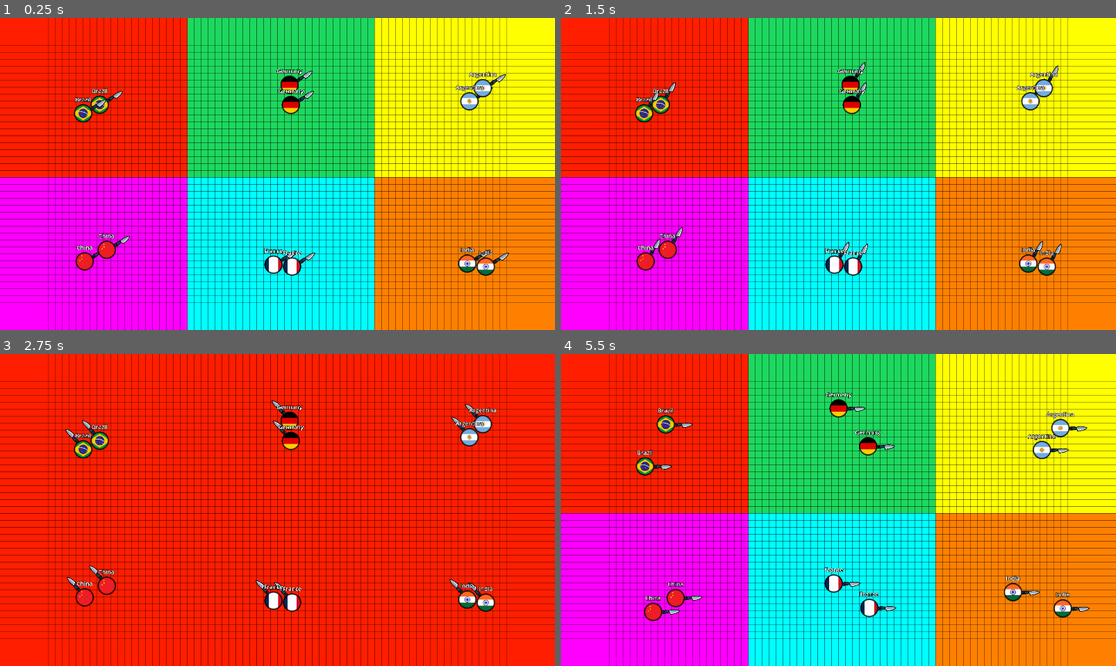
Above: before the commit, frames 1-4 (two rows, left to right).
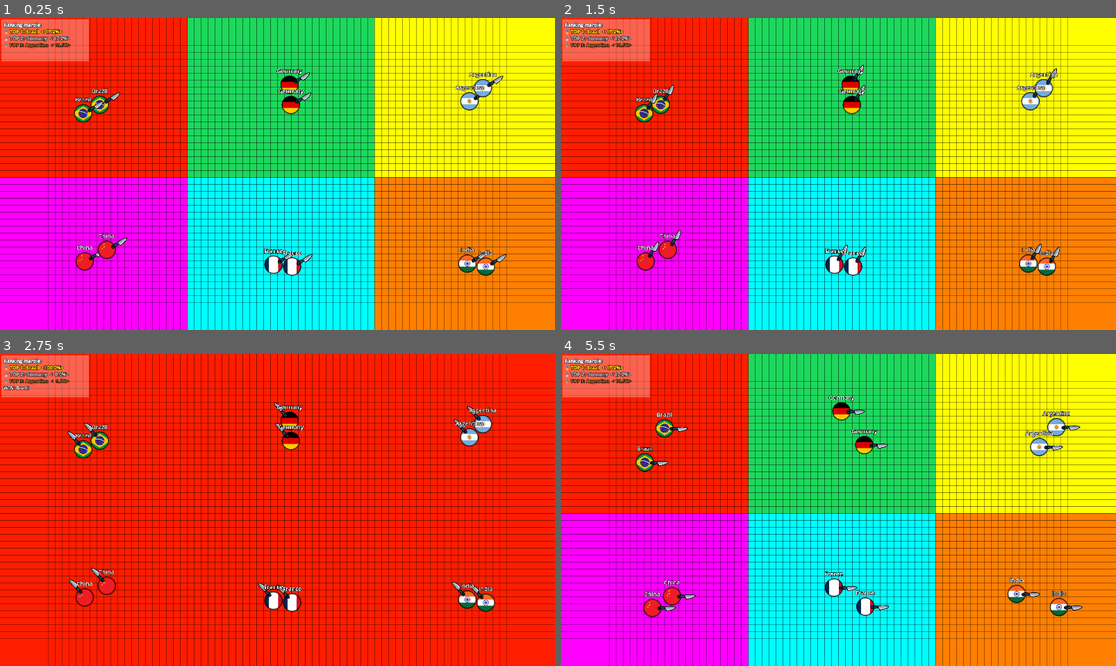
Above: after the commit, the same moments.

Repository: etximake/game-war-tenconfig-v1.0
Game: Godot game, scene res://Scenes/Level/Main.tscn
The game is run twice, just before and just after one commit, with the same random seed, the same clock (stepped at 60 frames per second) and the same inputs.
Inputs:
- Up to frame 1 (0.25 s): no input
- Up to frame 2 (1.5 s): tap Enter at 0.5 s; tap R at 0.6 s; tap N at 1.35 s
- Up to frame 3 (2.75 s): tap K at 2.1 s
- Up to frame 4 (5.5 s): tap one key every 0.75 s from 2.85 s: H P R N

The runs differ from the first frame. In frame 1, 2.9% of the frame differs, in the area x 0-92%, y 0-83%; in frame 2, 2.9%; in frame 3, 2.9%; in frame 4, 5.6%, in the area x 0-96%, y 0-86%.

Commit message:
fix cơ bản các lỗi, sẽ fix các luật tiếp theo

Diff:
--- a/Resources/Configs/default_game_config.tres
+++ b/Resources/Configs/default_game_config.tres
@@ -6,14 +6,13 @@
 [resource]
 script = ExtResource("1")
 num_teams = 6
-tick_rate = 70.0
 team_colors = Array[Color]([Color(1, 0.1171875, 0, 1), Color(0.1158905, 0.84765625, 0.36743498, 1), Color(1, 1, 0, 1), Color(1, 0, 1, 1), Color(0, 1, 1, 1), Color(1, 0.5, 0, 1)])
 grid_cell_size = 24
-move_speed = 170.0
+move_speed = 130.0
 weapon_rotate_speed = 4.0
 growth_step = 0.0
-combat_bias_strength = 0.7
-combat_sample_radius = 3
+combat_bias_strength = 0.4
+combat_sample_radius = 2
 marbles_per_team = 2
 participant_rules_enabled = false
 participant_team_size_mult = PackedFloat32Array(2.5, 0.4)
@@ -27,12 +26,10 @@
 rule_2_swarm_count_min = 2
 rule_2_swarm_count_max = 6
 rule_2_spawn_lifetime_sec = 10.0
-rule_2_enabled_marble_types = PackedStringArray("Hawaii")
-rule_3_enabled = false
+rule_2_enabled_marble_types = PackedStringArray()
+rule_3_zone_count = 4
 rule_3_boost_mult = 1.8
-rule_3_random_direction_enabled = false
 rule_4_mini_speed_mult = 2.0
 rule_4_mini_size_mult = 0.4
 rule_5_enabled = false
-show_hud = false
 rng_seed = 5
--- a/Scenes/Level/Main.tscn
+++ b/Scenes/Level/Main.tscn
@@ -24,8 +24,12 @@
 offset = Vector2(5, 5)
 transform = Transform2D(1, 0, 0, 1, 5, 5)
 
-[node name="HUD" type="Label" parent="UI"]
+[node name="HUD" type="RichTextLabel" parent="UI"]
+anchors_preset = -1
+anchor_right = 0.13645834
+anchor_bottom = 0.11296296
 offset_right = 40.0
 offset_bottom = 23.0
+bbcode_enabled = true
 text = "HUD"
 metadata/_edit_use_anchors_ = true
--- a/Scenes/Marble/Marble.tscn
+++ b/Scenes/Marble/Marble.tscn
@@ -57,12 +57,12 @@
 
 [node name="WeaponShape" type="CollisionShape2D" parent="WeaponPivot/Weapon"]
 texture_filter = 1
-position = Vector2(3, 14)
+position = Vector2(3, 24)
 shape = SubResource("RectangleShape2D_qupxx")
 
 [node name="WeaponSprite" type="Sprite2D" parent="WeaponPivot/Weapon"]
 texture_filter = 1
-position = Vector2(5, 9.5)
+position = Vector2(5, 20.5)
 rotation = 3.1415927
 scale = Vector2(0.3, 0.3)
 texture = ExtResource("3_7mvxq")
--- a/Scripts/Level/main.gd
+++ b/Scripts/Level/main.gd
@@ -2,7 +2,7 @@
 
 @onready var world: Node = $World
 @onready var cam: Camera2D = $Camera2D
-@onready var hud: Control = $UI/HUD # Changed to Control to support Label or RichTextLabel
+@onready var hud: RichTextLabel = $UI/HUD # Changed to Control to support Label or RichTextLabel
 
 var _hud_timer: float = 0.0
 
@@ -83,12 +83,15 @@
 	if not world:
 		return
 
-	#var seed_text: String = "Ranking marble:" if int(App.config.rng_seed) == 0 else str(int(App.config.rng_seed))
-	var lines: Array[String] = []
-	lines.append("Ranking marble:")
 	var team_names: Array = []
 	if world.has_method("get_team_display_names"):
 		team_names = world.call("get_team_display_names")
+
+	var is_rich: bool = "bbcode_enabled" in hud
+
+	# Build header
+	var header: String = "Ranking Marble:" if not is_rich else "[b]Ranking marble:[/b]"
+	var lines: Array[String] = [header]
 
 	if world.has_method("get_territory_ratio_per_team") and world.has_method("get_alive_marbles_per_team"):
 		var ratios: Array = world.call("get_territory_ratio_per_team")
@@ -106,22 +109,23 @@
 		# Sort by ratio descending
 		stats.sort_custom(func(a, b): return a.ratio > b.ratio)
 
-		for rank in range(stats.size()):
+		var total_display = min(stats.size(), 3)
+		for rank in range(total_display):
 			var s = stats[rank]
-			var rank_num := rank + 1
-			var color_tag := ""
-			var end_tag := ""
+			var rank_num: int = rank + 1
+			var row: String = "TOP %d: %s  <%5.1f%%>" % [rank_num, s.name, s.ratio * 100.0]
 
-			if "bbcode_enabled" in hud: # If it's a RichTextLabel
-				if rank_num == 1: color_tag = "[color=yellow]"
-				elif rank_num == 2: color_tag = "[color=light_gray]"
-				elif rank_num == 3: color_tag = "[color=orange]"
+			if is_rich:
+				# Tô màu + emoji cho TOP 1/2/3
+				match rank_num:
+					1: row = "[color=#FFD700][b]🥇 " + row + "[/b][/color]"
+					2: row = "[color=#C0C0C0][b]🥈 " + row + "[/b][/color]"
+					3: row = "[color=#CD7F32]🥉 " + row + "[/color]"
 
-				if color_tag != "": end_tag = "[/color]"
+			lines.append(row)
 
-			lines.append("%sTOP %d: %s <%5.1f%%>%s" % [color_tag, rank_num, s.name, s.ratio * 100.0, end_tag])
-
-	if "bbcode_enabled" in hud:
+	if is_rich:
+		hud.set("bbcode_enabled", true)
 		hud.set("text", "\n".join(lines))
 	else:
 		hud.set("text", "\n".join(lines))
@@ -150,29 +154,31 @@
 		msg = "WIN: %s" % team_name
 
 	_update_hud()
-	hud.text += "\n" + msg
+	hud.append_text("\n" + msg)
 
 
 func _setup_hud_visual() -> void:
 	if hud == null:
 		return
-	var settings := LabelSettings.new()
+
+	# Nền trắng, opacity 0.3
+	var bg_panel = StyleBoxFlat.new()
+	bg_panel.bg_color = Color(1, 1, 1, 0.3)
+	bg_panel.set_content_margin_all(8)
+	hud.add_theme_stylebox_override("normal", bg_panel)
+
+	# RichTextLabel: dùng theme override (không có label_settings)
 	var font := SystemFont.new()
 	font.font_names = PackedStringArray(["Noto Sans", "Arial", "Segoe UI"])
 	font.font_weight = 700
-	settings.font = font
-	settings.font_color = Color.WHITE
-	settings.font_size = 14 # Smaller font size
-	settings.outline_size = 3
-	settings.outline_color = Color.BLACK
-	if hud is Label:
-		hud.label_settings = settings
-	elif "bbcode_enabled" in hud:
-		hud.set("bbcode_enabled", true)
-		hud.set("theme_override_font_sizes/normal_font_size", 14)
-		# Support outline for RichTextLabel if available via theme constants
-		hud.set("theme_override_colors/font_outline_color", Color.BLACK)
-		hud.set("theme_override_constants/outline_size", 3)
+
+	hud.bbcode_enabled = true
+	hud.add_theme_font_override("normal_font", font)
+	hud.add_theme_font_size_override("normal_font_size", 16)
+	hud.add_theme_font_size_override("bold_font_size", 16)
+	hud.add_theme_color_override("default_color", Color.WHITE)
+	hud.add_theme_color_override("font_outline_color", Color.BLACK)
+	hud.add_theme_constant_override("outline_size", 5)
 
 
 func _setup_fixed_camera(config: GameConfig) -> void:
--- a/Scripts/Level/territory_grid.gd
+++ b/Scripts/Level/territory_grid.gd
@@ -11,6 +11,13 @@
 # Neutral = -1 (chưa ai chiếm)
 const OWNER_NEUTRAL: int = -1
 const OWNER_OOB: int = -999
+
+# Rendering optimization
+var _img: Image
+var _tex: ImageTexture
+var _sprite: Sprite2D
+var _needs_tex_update: bool = false
+var _neutral_color := Color(0.05, 0.05, 0.05, 1.0)
 
 
 func setup(p_config: GameConfig) -> void:
@@ -27,7 +34,30 @@
 	for i in range(n):
 		owners[i] = OWNER_NEUTRAL
 
+	# Setup Image and Texture
+	_img = Image.create(w, h, false, Image.FORMAT_RGBA8)
+	_img.fill(_neutral_color)
+
+	_tex = ImageTexture.create_from_image(_img)
+
+	if not _sprite:
+		_sprite = Sprite2D.new()
+		_sprite.centered = false
+		_sprite.show_behind_parent = true
+		add_child(_sprite)
+
+	_sprite.texture = _tex
+	# Scale sprite to match cell size
+	_sprite.scale = Vector2(config.grid_cell_size, config.grid_cell_size)
+	_sprite.texture_filter = TEXTURE_FILTER_NEAREST
+
 	queue_redraw()
+
+
+func _process(_delta: float) -> void:
+	if _needs_tex_update:
+		_tex.update(_img)
+		_needs_tex_update = false
 
 
 # =========================
@@ -43,9 +73,7 @@
 	return Vector2i(x, y)
 
 
-
 func cell_to_world(cell: Vector2i) -> Vector2:
-	# trả về top-left của cell
 	if config == null:
 		return Vector2.ZERO
 	var cs: float = float(config.grid_cell_size)
@@ -79,6 +107,8 @@
 		return
 
 	owners[idx] = team
+	_update_pixel(x, y, team)
+
 	if redraw:
 		queue_redraw()
 
@@ -104,6 +134,7 @@
 			continue
 
 		owners[idx] = team
+		_update_pixel(x, y, team)
 		changed = true
 
 	if changed:
@@ -116,15 +147,27 @@
 	if owners.is_empty():
 		return
 
-	var changed: bool = false
+	var color = _get_team_color(team)
+	_img.fill(color)
+	_needs_tex_update = true
+
 	for i in range(owners.size()):
-		if owners[i] == team:
-			continue
 		owners[i] = team
-		changed = true
 
-	if changed:
-		queue_redraw()
+	queue_redraw()
+
+
+func _update_pixel(x: int, y: int, team: int) -> void:
+	if not _img: return
+	var color = _get_team_color(team)
+	_img.set_pixel(x, y, color)
+	_needs_tex_update = true
+
+
+func _get_team_color(team: int) -> Color:
+	if team >= 0 and team < config.team_colors.size():
+		return config.team_colors[team]
+	return _neutral_color
 
 
 # =========================
@@ -134,27 +177,11 @@
 	if config == null:
 		return
 
-	var w: int = int(config.grid_width)
-	var h: int = int(config.grid_height)
-	var cs: float = float(config.grid_cell_size)
-
-	# draw cells
-	for y in range(h):
-		for x in range(w):
-			var idx: int = y * w + x
-			var owner: int = owners[idx]
-
-			var col: Color
-			if owner >= 0 and owner < config.team_colors.size():
-				col = config.team_colors[owner]
-			else:
-				# neutral: hơi xám/đậm để thấy rõ biên
-				col = Color(0.05, 0.05, 0.05, 1.0)
-
-			draw_rect(Rect2(Vector2(x * cs, y * cs), Vector2(cs, cs)), col, true)
-
-	# grid lines (optional)
+	# Grid lines only (territory is drawn by Sprite2D with ImageTexture)
 	if draw_grid_lines:
+		var w: int = int(config.grid_width)
+		var h: int = int(config.grid_height)
+		var cs: float = float(config.grid_cell_size)
 		var lc := Color(0.0, 0.0, 0.0, grid_line_alpha)
 		var total_w: float = float(w) * cs
 		var total_h: float = float(h) * cs
--- a/Scripts/Level/world.gd
+++ b/Scripts/Level/world.gd
@@ -14,7 +14,7 @@
 @export var available_skins: Array[MarbleSkin] = []
 
 # ✅ độ dày vệt paint theo tip (0: 1 cell, 1: 3 cell)
-@export_range(0, 1, 1) var paint_thickness: int = 1
+@export_range(0, 1, 1) var paint_thickness: int = 0
 @export_range(0.0, 0.45, 0.01) var capture_inner_margin_ratio: float = 0.12
 @export_range(1, 12, 1) var capture_substeps_per_cell: int = 6
 @export_range(0.1, 10.0, 0.1) var capture_pressure_per_tick: float = 1.0
@@ -81,6 +81,9 @@
 
 	# ✅ FIX: sync team_count theo config.num_teams (không dùng hardcode 6 nữa)
 	team_count = int(config.num_teams)
+	# ✅ Force brush thickness to 0 to prevent early color change
+	paint_thickness = 0
+
 	if team_count < 2:
 		push_error("World: config.num_teams must be >= 2")
 		return
@@ -243,45 +246,73 @@
 	var tip_pos: Vector2 = m.get_weapon_tip_global_pos()
 	var id := m.get_instance_id()
 	var current_team: int = int(m.team_id)
-	var prev_team: int = int(_last_tip_team_by_id.get(id, current_team))
 	var prev_pos: Vector2 = _last_tip_pos_by_id.get(id, tip_pos)
 
 	var cell_size: float = max(float(config.grid_cell_size), 1.0)
 	var sample_step: float = cell_size / float(max(capture_substeps_per_cell, 1))
-	var dist: float = prev_pos.distance_to(tip_pos)
-	var steps: int = max(1, int(ceil(dist / sample_step)))
 
 	var center_hits: Dictionary = {}
 	var line_hits: Dictionary = {}
-	var has_last_cell: bool = false
-	var last_cell: Vector2i = Vector2i.ZERO
-
-	for i in range(steps + 1):
-		var t: float = float(i) / float(steps)
-		var pnt: Vector2 = prev_pos.lerp(tip_pos, t)
-		var c: Vector2i = grid.call("world_to_cell", pnt)
-		if not _is_inside_play_rect(c):
-			continue
-
-		_add_cell_hit(center_hits, c, 1.0)
-
-		if has_last_cell and c != last_cell:
-			var bridge: Array[Vector2i] = _bresenham_cells(last_cell, c)
-			for bc in bridge:
-				if not _is_inside_play_rect(bc):
-					continue
-				_add_cell_hit(line_hits, bc, 1.0)
-
-		has_last_cell = true
-		last_cell = c
 
 	var power_mult: float = 1.0
 	if "capture_power_mult" in m:
 		power_mult = float(m.get("capture_power_mult"))
 
+	var is_sos: bool = false
+	if "_is_sos" in m:
+		is_sos = bool(m.get("_is_sos"))
+	var effective_min_contact: int = 1 if is_sos else capture_min_contact_samples
+
+	# The physical sweep arc interpolation using 4 segments along the weapon blade.
+	var core_pos: Vector2 = m.global_position
+	var cur_tip_pos: Vector2 = tip_pos
+
+	var prev_core_pos: Vector2 = core_pos # Simplification: core doesn't move as fast as the weapon spins, we use its current position
+	if "_last_safe_pos" in m:
+		prev_core_pos = m.get("_last_safe_pos")
+
+	# Full-Blade Sweep: interpolate from the core to the tip, and trace EACH point.
+	# We use 4 sample points along the blade (including the tip).
+	var num_blade_segments: int = 4
+
+	for blade_idx in range(1, num_blade_segments + 1):
+		# t ranges from >0 up to 1 (the tip)
+		var length_t: float = float(blade_idx) / float(num_blade_segments)
+
+		# Position of this blade segment in the previous frame
+		var sweep_start: Vector2 = prev_core_pos.lerp(prev_pos, length_t)
+		# Position of this blade segment in the current frame
+		var sweep_end: Vector2 = core_pos.lerp(cur_tip_pos, length_t)
+
+		var arc_dist: float = sweep_start.distance_to(sweep_end)
+		var arc_steps: int = max(1, int(ceil(arc_dist / sample_step)))
+
+		var arc_has_last: bool = false
+		var arc_last_cell: Vector2i = Vector2i.ZERO
+
+		for i in range(arc_steps + 1):
+			var sweep_t: float = float(i) / float(arc_steps)
+			var pnt: Vector2 = sweep_start.lerp(sweep_end, sweep_t)
+			var c: Vector2i = grid.call("world_to_cell", pnt)
+
+			if not _is_inside_play_rect(c):
+				continue
+
+			_add_cell_hit(center_hits, c, 1.0)
+
+			if arc_has_last and c != arc_last_cell:
+				var bridge: Array[Vector2i] = _bresenham_cells(arc_last_cell, c)
+				for bc in bridge:
+					if not _is_inside_play_rect(bc):
+						continue
+					_add_cell_hit(line_hits, bc, 1.0)
+
+			arc_has_last = true
+			arc_last_cell = c
+
 	for key in center_hits.keys():
 		var hits: float = float(center_hits[key])
-		if int(round(hits)) < capture_min_contact_samples:
+		if int(round(hits)) < effective_min_contact:
 			continue
 		pressure_map[key] = hits * power_mult
 
@@ -794,23 +825,9 @@
 
 
 func _on_marble_stuck(node: Marble, pos: Vector2, team: int, is_stuck: bool) -> void:
-	if not is_stuck:
-		return
-
-	# Teammate rescue: teammates swim towards the SOS signal
-	for m in marbles:
-		if not is_instance_valid(m) or m == node:
-			continue
-		if int(m.team_id) == team:
-			if m.has_method("start_rescue"):
-				m.call("start_rescue", pos, 2.5)
-			else:
-				# Fallback if method not found for some reason
-				var dir := (pos - m.global_position).normalized()
-				if dir.length() > 0.001:
-					m.set("base_dir", dir)
-					m.set("_move_dir", dir)
-				m.apply_temp_speed_boost(1.5, 2.0, false, 0.0, 0.0)
+	# SOS: marble tu xu ly tai cho qua immunity + weapon sweep (marble.gd).
+	# Khong tu dong dieu huong lai marble dong doi de dam bao luat choi.
+	pass
 
 
 
--- a/Scripts/Marble/MarbleCoreFX.gd
+++ b/Scripts/Marble/MarbleCoreFX.gd
@@ -1,6 +1,6 @@
 extends Node2D
 
-const OUTLINE_THICKNESS: float = 0.065
+const OUTLINE_THICKNESS: float = 0.05
 const OUTLINE_COLOR: Color = Color(0.0, 0.0, 0.0, 1.0)
 const TEAM_TINT_STRENGTH: float = 0.0
 
--- a/Scripts/Marble/marble.gd
+++ b/Scripts/Marble/marble.gd
@@ -141,6 +141,7 @@
 var _rescue_timer: float = 0.0
 var _last_pos_check: Vector2 = Vector2.ZERO
 var _pos_check_timer: float = 0.0
+var _sos_release_timer: float = 0.0  # đếm ngược sau khi giải thoát trước khi xóa Help!
 
 func _ready() -> void:
 	can_sleep = false
@@ -222,23 +223,49 @@
 	if _rescue_timer > 0.0:
 		_rescue_timer = max(_rescue_timer - delta, 0.0)
 
-	# Giám sát kẹt (Stuck Detection bằng Displacement)
+	# =====================================================================
+	# STUCK DETECTION: 2 pha (TH1: weapon tu giai thoat, TH2: Help!)
+	# =====================================================================
 	if SIM_RUNNING:
 		_pos_check_timer += delta
-		if _pos_check_timer >= 0.2: # Kiểm tra mỗi 0.2s
-			var dist := global_position.distance_to(_last_pos_check)
-			# Nếu không di chuyển quá 5 pixel trong 0.2s trong khi đáng lẽ phải chạy
-			if dist < 5.0 and move_speed > 50.0:
-				_stuck_sec += _pos_check_timer
+		if _pos_check_timer >= 0.2:
+			if _stuck_sec > 0.0 or _is_sos:
+				# Khi dang stuck/SOS: check land tho truc tiep (bo qua immunity) de biet marble co tu giai thoat khong
+				if _is_blocked_by_enemy_territory():
+					# Van bi block, chi tang khi chua SOS
+					if not _is_sos:
+						_stuck_sec += _pos_check_timer
+						# Kiem tra lai ngay vi _pos_check_timer se = 0 sau day
+				else:
+					# Vung xung quanh da duoc weapon quet sang team minh → tu giai thoat
+					_stuck_sec = max(_stuck_sec - _pos_check_timer * 3.0, 0.0)
 			else:
-				_stuck_sec = max(_stuck_sec - _pos_check_timer * 2.0, 0.0)
+				# Binh thuong: check displacement de phat hien stuck
+				var dist := global_position.distance_to(_last_pos_check)
+				if dist < 5.0 and move_speed > 50.0:
+					_stuck_sec += _pos_check_timer
+				else:
+					_stuck_sec = max(_stuck_sec - _pos_check_timer * 2.0, 0.0)
 
 			_last_pos_check = global_position
 			_pos_check_timer = 0.0
 
+		# TH2: stuck qua lau (>1.2s), weapon khong tu giai thoat duoc → show Help!
 		if _stuck_sec > 1.2 and not _is_sos:
 			_set_sos_state(true)
+			_sos_release_timer = 0.0
 		elif _stuck_sec <= 0.0 and _is_sos:
+			if _sos_release_timer <= 0.0:
+				_sos_release_timer = 0.2  # giu 0.2s roi moi xoa Help!
+
+	# TH1 + TH2: duy tri immunity de marble khong bi teleport (giu nguyen vi tri mac ket)
+	if _stuck_sec > 0.0 or _is_sos:
+		_territory_immunity_left = 0.3
+
+	# Dem nguoc release SOS
+	if _sos_release_timer > 0.0:
+		_sos_release_timer -= delta
+		if _sos_release_timer <= 0.0 and _is_sos and _stuck_sec <= 0.0:
 			_set_sos_state(false)
 
 	_update_base_dir(delta)
@@ -280,6 +307,13 @@
 		_play_turn_squash()
 		_turn_squash_cooldown_left = clampf(squash_time * 0.65, 0.05, 0.12)
 	_prev_target_dir = target_dir
+
+	# Khi marble bi ket (TH1 hoac TH2): giu nguyen vi tri, chi weapon quay
+	# Override velocity SAU KHI movement AI da tinh toan xong
+	if _stuck_sec > 0.0 or _is_sos:
+		_current_velocity = Vector2.ZERO
+		_desired_velocity = Vector2.ZERO
+
 	_update_skin_label_position()
 
 
@@ -451,6 +485,20 @@
 	return (owner >= 0 and owner != team_id) or (territory_blocks_neutral and is_neutral)
 
 
+# Kiem tra marble co dang nam trong vung lanh tho dich khong (KHONG qua immunity)
+# Dung rieng cho stuck detection de biet marble da tu giai thoat chua
+func _is_blocked_by_enemy_territory() -> bool:
+	if territory == null:
+		return false
+	if not territory.has_method("world_to_cell") or not territory.has_method("get_owner_cell"):
+		return false
+	var center_cell: Vector2i = territory.call("world_to_cell", global_position)
+	var owner: int = int(territory.call("get_owner_cell", center_cell.x, center_cell.y))
+	return _is_territory_owner_blocked(owner)
+
+
+
+
 func _is_position_blocked_by_territory(pos: Vector2) -> bool:
 	if _territory_immunity_left > 0.0:
 		return false
@@ -466,7 +514,7 @@
 	if _is_territory_owner_blocked(center_owner):
 		return true
 
-	var probe_radius: float = max(_base_core_radius * size_scale * 0.92, 1.0)
+	var probe_radius: float = _base_core_radius * size_scale
 	var probe_dirs: Array[Vector2] = [
 		Vector2.RIGHT,
 		Vector2.LEFT,
@@ -485,13 +533,6 @@
 		if _is_territory_owner_blocked(probe_owner):
 			return true
 
-	# Check slightly further in the direction of movement
-	var forward_probe := pos + _move_dir * (probe_radius * 1.1)
-	var f_cell: Vector2i = territory.call("world_to_cell", forward_probe)
-	var f_owner: int = int(territory.call("get_owner_cell", f_cell.x, f_cell.y))
-	if _is_territory_owner_blocked(f_owner):
-		return true
-
 	return false
 
 func apply_sweep_hit(attacker_pos: Vector2) -> void:
